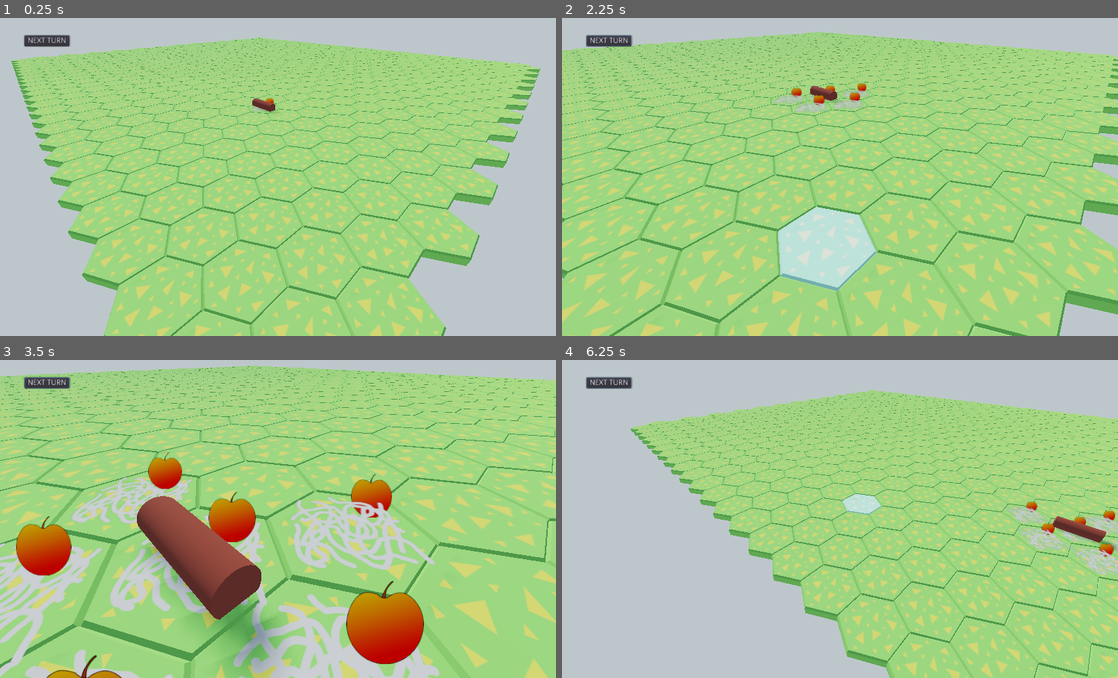
Above: before the commit, frames 1-4 (two rows, left to right).
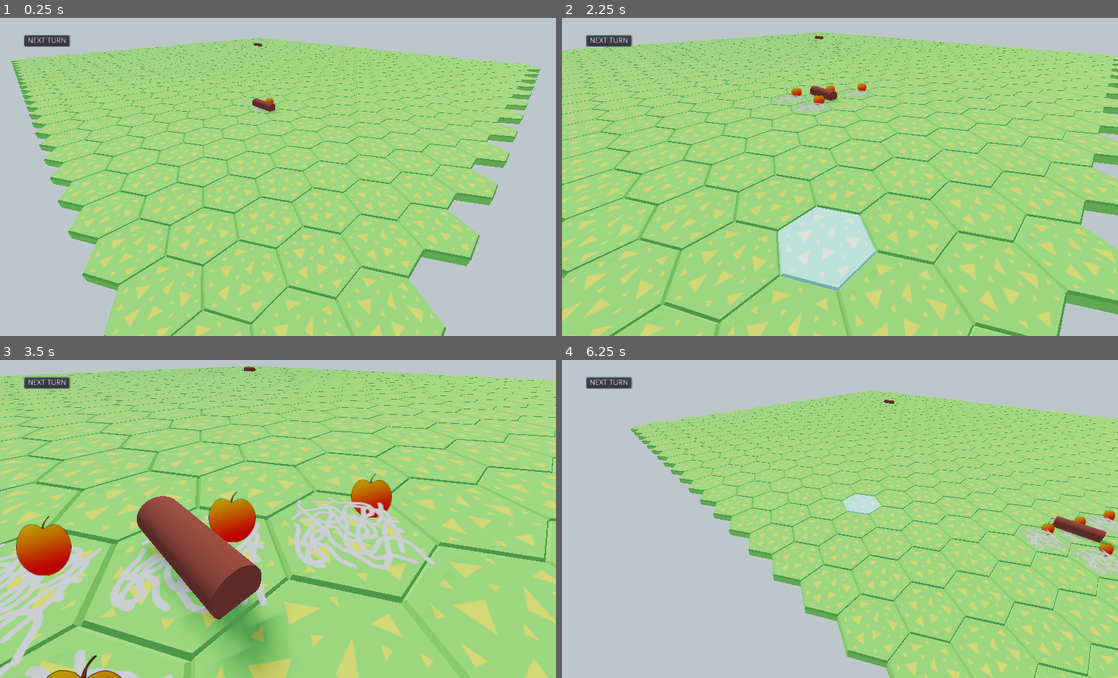
Above: after the commit, the same moments.

Repository: BVenturaDev/UMM
Game: Godot game, scene res://scenes/levels/main_level.tscn
Same seed, same stepped clock (60 frames per second), same inputs: the game is played once before the commit and once after it.
Inputs (mouse positions are in pixels of both pictures, inside the frame that each line leads up to):
- Up to frame 1 (0.25 s): no input
- Up to frame 2 (2.25 s): click "NEXT TURN" at 0.5 s; click "NEXT TURN" at 1.25 s; tap Enter (ui_accept) at 2 s; move the mouse to (812, 237) at 2.02 s; hold Up (ui_up) from 2.03 s (still down); click (812, 237) at 2.17 s
- Up to frame 3 (3.5 s): keep holding Up (ui_up); tap Enter (ui_accept) at 2.27, 3.02 s; move the mouse to (444, 563) at 2.77 s
- Up to frame 4 (6.25 s): move the mouse to (673, 468) at 3.52 s; release Up (ui_up) at 3.53 s; hold Left (ui_left) 3.53-5.03 s; move the mouse to (867, 515) at 4.27 s; click (867, 515) at 4.42 s; tap Enter (ui_accept) at 4.52, 5.27, 6.02 s; move the mouse to (756, 433) at 5.02 s; hold Down (ui_down) 5.03-5.78 s; move the mouse to (962, 499) at 5.77 s; hold Right (ui_right) from 5.78 s (still down)

The runs differ from the first frame. In frame 1, less than 0.1% of the frame differs, in the area x 45-48%, y 7-9%; in frame 2, 0.2%; in frame 3, 7.7%, in the area x 12-80%, y 2-100%; in frame 4, 0.3%.

Commit message:
AI start position fix

Diff:
--- a/src/entities/fungus.gd
+++ b/src/entities/fungus.gd
@@ -1,7 +1,7 @@
 extends Spatial
 
 const PLAYER_OFFSET: float = 0.25
-const AI_OFFSET: float = 0.25
+const AI_OFFSET: float = 0.75
 
 var my_owner: Object = null
 var owned_tiles: Array = []
